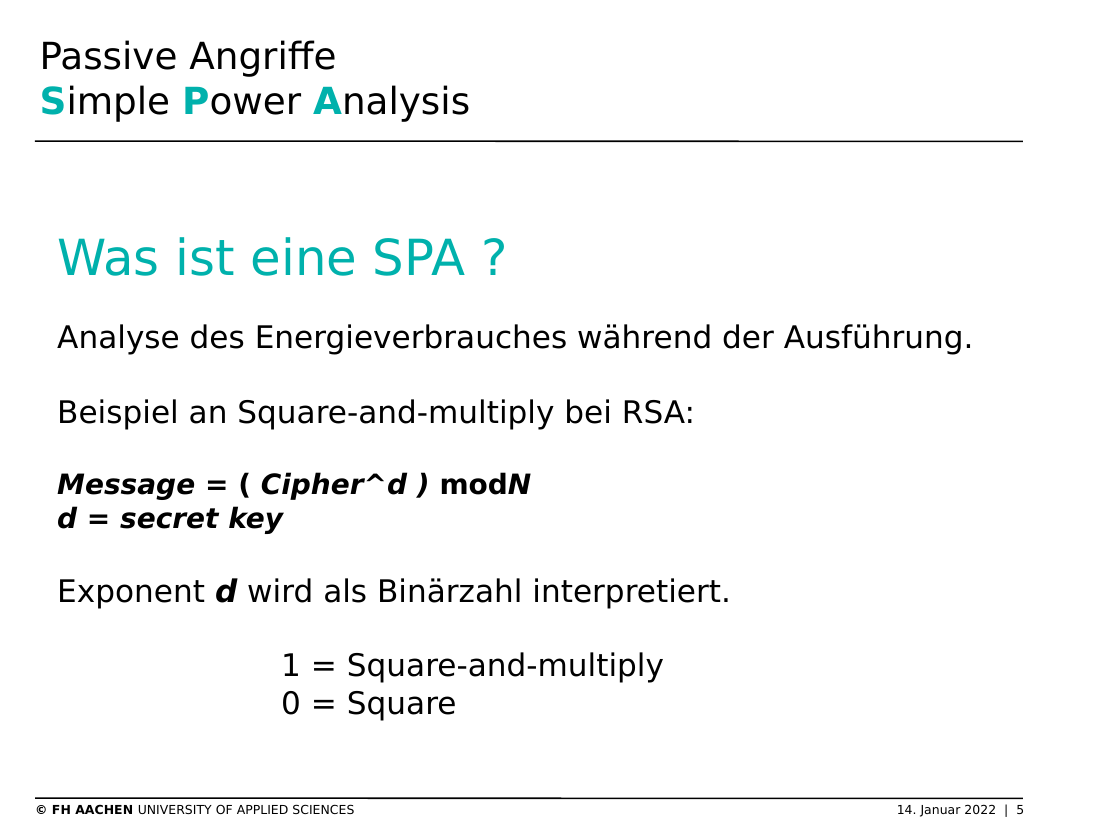
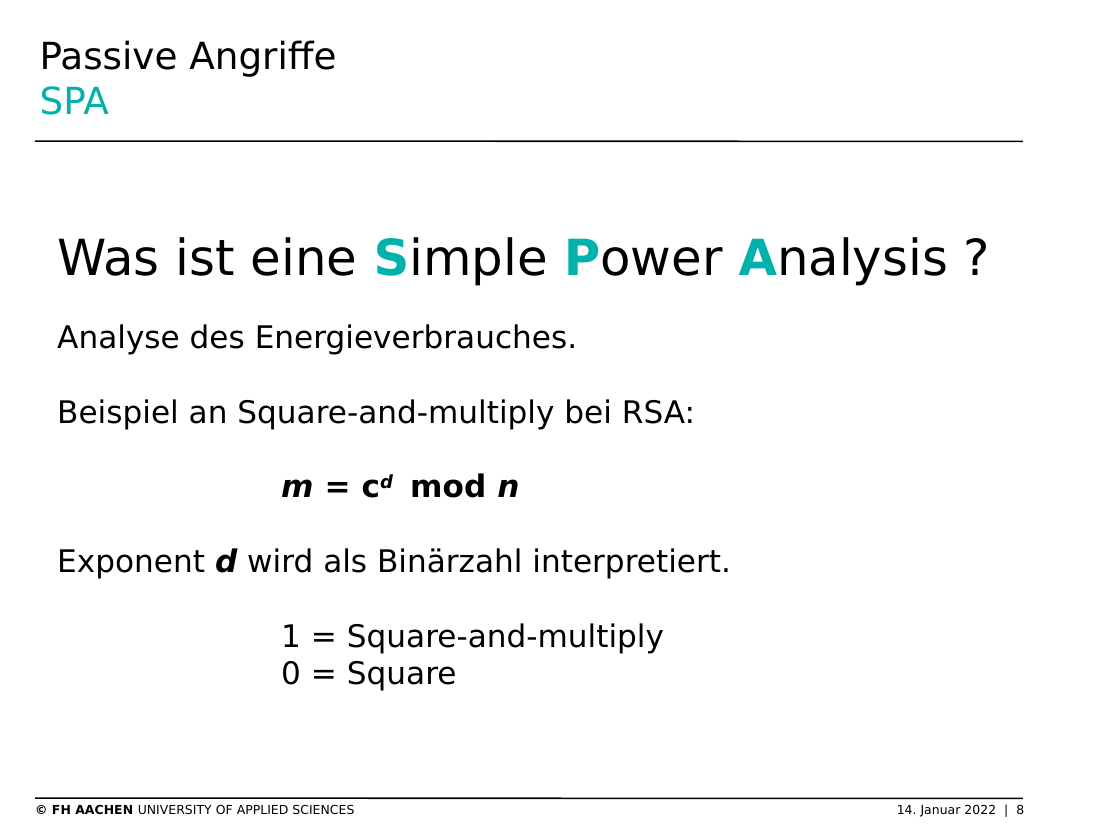
Before and after one commit to SchmickHub/Bachmann---Dahlhaus, a slide deck: slide 8 of Seitenkanal und HSM Folien.pptx (slide 5 before the commit). Drawn at 1120x840 pixels with LibreOffice and Linux fonts; fonts in the diff are those of the drawing; background and template pictures are left out. Boxes give left, top, right and bottom in pixels: in the first picture for what was removed or moved away, otherwise in the second. Text is boxed around its words. In the diff, an @@ line names an element or a change of style, - is before the commit and + after.

```diff
--- a/Seitenkanal und HSM Folien.pptx
+++ b/Seitenkanal und HSM Folien.pptx
@@ title at (40, 40, 336, 115): text changed @@
-Passive Angriffe
-Simple Power Analysis
+Passive Angriffe
+SPA
@@ text at (57, 237, 948, 286): text changed; text colour #00B1AC to #000000 @@
-Was ist eine SPA ?
+Was ist eine Simple Power Analysis ?
@@ text at (57, 324, 577, 354): text changed @@
-Analyse des Energieverbrauches während der Ausführung.
+Analyse des Energieverbrauches.
@@ text at (281, 473, 519, 498): text changed; size 18 to 20 pt; italic off @@
-Message = ( Cipher^d ) modN
-d = secret key
+m = cd mod n
@@ text at (52, 804, 1024, 817): text changed @@
-© FH AACHEN UNIVERSITY OF APPLIED SCIENCES 14. Januar 2022 | 5
+© FH AACHEN UNIVERSITY OF APPLIED SCIENCES 14. Januar 2022 | 8
```
Also in this commit, not shown: 16 other slides changed, 13 slides added.
